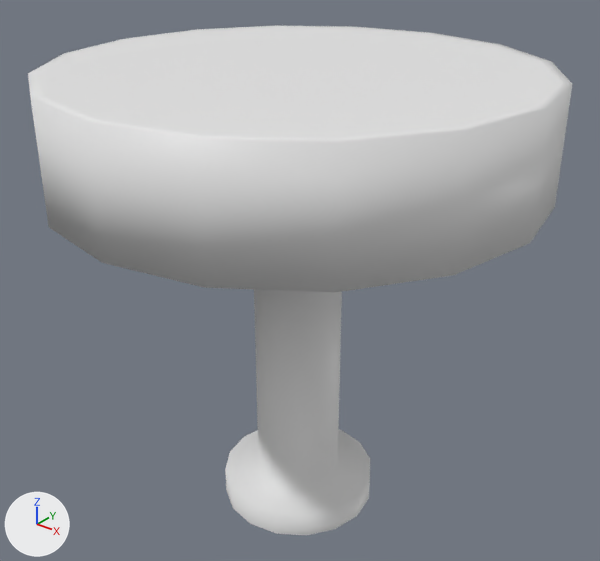
Two versions of the FBX model Assets/_Assets/Environment/Sillas/Silla_Redonda.fbx, one commit apart.
Rendered twice from a 50 mm lens placed at (0.63, -7.668, 0.824), pointed at (-0.006, -6.873, 0.332). The axes (+X, +Y, +Z) are drawn at lower left. The lights are the same throughout. Where no turn or scale is listed for an object, it has been applied to the vertices.

Objects in the first picture: 'Silla_Redonda'.
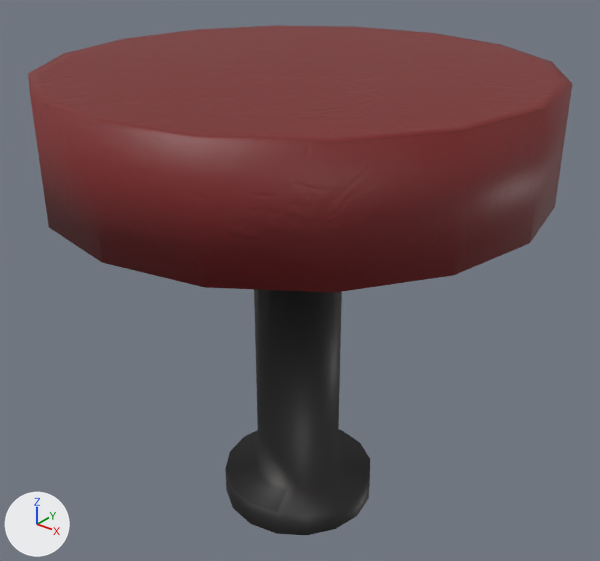
The newer file is also turned or shifted as a whole; pictures and numbers use the older file's frame.

Boxes (x1, y1, x2, y2) around the edits, measured in the pictures (600 x 561 px):
'Silla_Redonda', surface changed (white to brown)
    both: (28, 25, 572, 535)

Patch to the scene script:
```diff
--- a/Assets/_Assets/Environment/Sillas/Silla_Redonda.fbx.py
+++ b/Assets/_Assets/Environment/Sillas/Silla_Redonda.fbx.py
@@ img_sillas_silla_redonda_albedotransparency_png @@
+img_sillas_silla_redonda_albedotransparency_png = load_image('Sillas_Silla_Redonda_AlbedoTransparency.png', 'Sillas_Silla_Redonda_AlbedoTransparency.png', 2048, 2048, 'sRGB')
@@ img_sillas_silla_redonda_normal_png @@
+img_sillas_silla_redonda_normal_png = load_image('Sillas_Silla_Redonda_Normal.png', 'Sillas_Silla_Redonda_Normal.png', 2048, 2048, 'Non-Color')
@@ img_sillas_silla_redonda_metallicsmoothness_png @@
+img_sillas_silla_redonda_metallicsmoothness_png = load_image('Sillas_Silla_Redonda_MetallicSmoothness.png', 'Sillas_Silla_Redonda_MetallicSmoothness.png', 2048, 2048, 'Non-Color')
@@ mat_silla_redonda @@
 n0 = _N.new('ShaderNodeBsdfPrincipled'); n0.name = 'Principled BSDF'
 n1 = _N.new('ShaderNodeOutputMaterial'); n1.name = 'Material Output'
+n2 = _N.new('ShaderNodeTexImage'); n2.name = 'Image Texture'
+n2.image = img_sillas_silla_redonda_albedotransparency_png
+n3 = _N.new('ShaderNodeTexImage'); n3.name = 'Image Texture.001'
+n3.image = img_sillas_silla_redonda_metallicsmoothness_png
+n4 = _N.new('ShaderNodeTexImage'); n4.name = 'Image Texture.002'
+n4.image = img_sillas_silla_redonda_normal_png
+n5 = _N.new('ShaderNodeNormalMap'); n5.name = 'Normal Map'
 _L.new(n0.outputs[0], n1.inputs[0])  # 'BSDF' to 'Surface'
+_L.new(n2.outputs[0], n0.inputs[0])  # 'Color' to 'Base Color'
+_L.new(n3.outputs[0], n0.inputs[1])  # 'Color' to 'Metallic'
+_L.new(n4.outputs[0], n5.inputs[1])  # 'Color' to 'Color'
+_L.new(n5.outputs[0], n0.inputs[5])  # 'Normal' to 'Normal'
```
